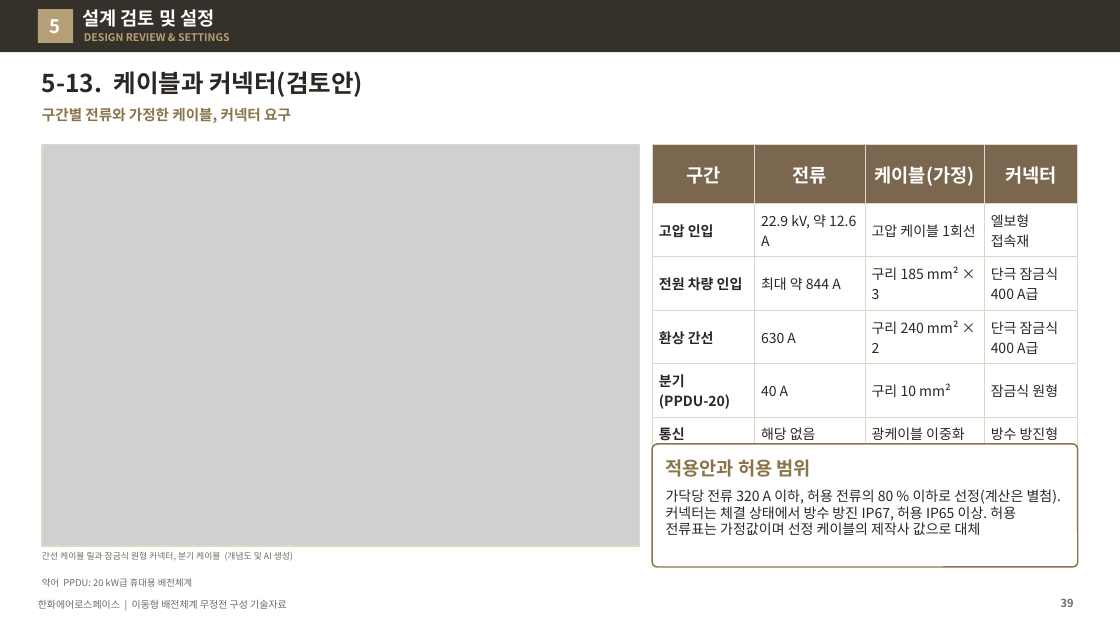
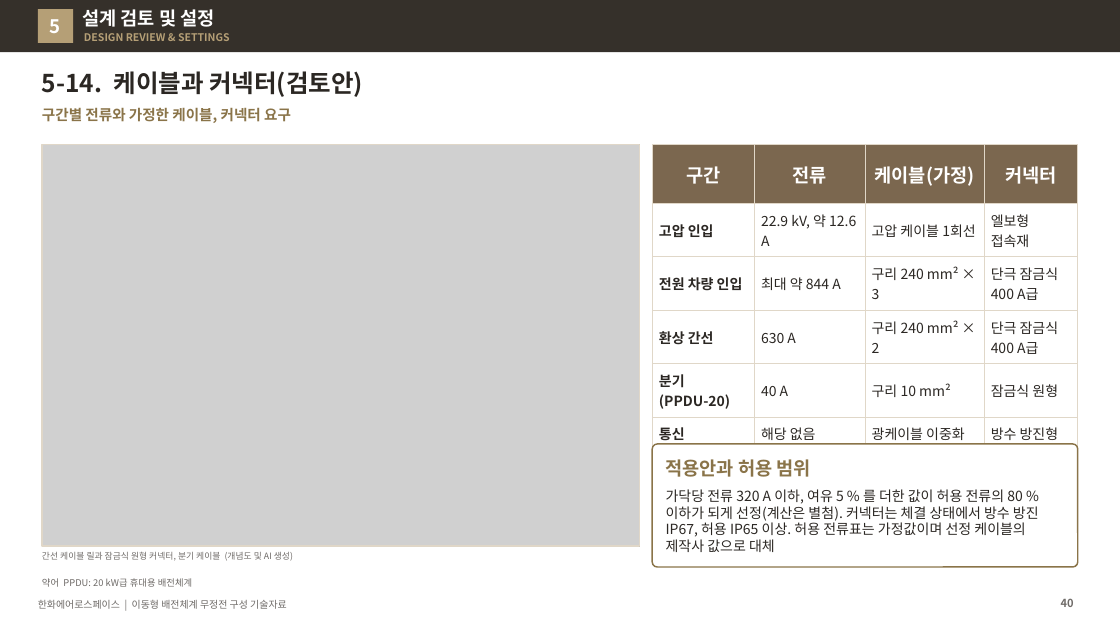
Before and after one commit to byunjd112-hue/headroom, a slide deck: slide 40 of mobile_ems/docs/out/IFPS_이동형배전체계_무정전구성_기술자료_Rev72.pptx (slide 39 before the commit). Drawn at 1120x630 pixels with LibreOffice and Linux fonts; fonts in the diff are those of the drawing; grey boxes stand for pictures. Boxes give left, top, right and bottom in pixels: in the first picture for what was removed or moved away, otherwise in the second. Text is boxed around its words. In the diff, an @@ line names an element or a change of style, - is before the commit and + after.

```diff
--- a/mobile_ems/docs/out/IFPS_이동형배전체계_무정전구성_기술자료_Rev72.pptx
+++ b/mobile_ems/docs/out/IFPS_이동형배전체계_무정전구성_기술자료_Rev72.pptx
@@ title at (42, 71, 363, 97): text changed @@
-5-13. 케이블과 커넥터(검토안)
+5-14. 케이블과 커넥터(검토안)
@@ table at (652, 145, 1078, 445) @@
-row 3, column 3: 구리 185 mm² × 3
+row 3, column 3: 구리 240 mm² × 3
@@ text at (666, 489, 1039, 552): text changed @@
-가닥당 전류 320 A 이하, 허용 전류의 80 % 이하로 선정(계산은 별첨). 커넥터는 체결 상태에서 방수 방진 IP67, 허용 IP65 이상. 허용 전류표는 가정값이며 선정 케이블의 제작사 값으로 대체
+가닥당 전류 320 A 이하, 여유 5 % 를 더한 값이 허용 전류의 80 % 이하가 되게 선정(계산은 별첨). 커넥터는 체결 상태에서 방수 방진 IP67, 허용 IP65 이상. 허용 전류표는 가정값이며 선정 케이블의 제작사 값으로 대체
@@ page number at (1061, 598, 1074, 607): text changed @@
-39
+40
```
Also in this commit, not shown: 15 other slides changed, 1 slide added, 5 other files.
